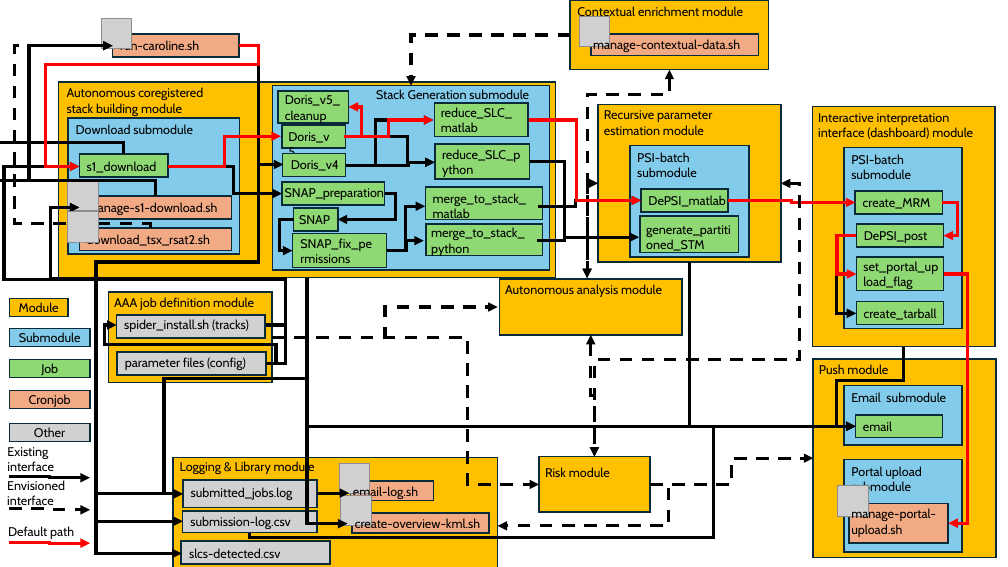
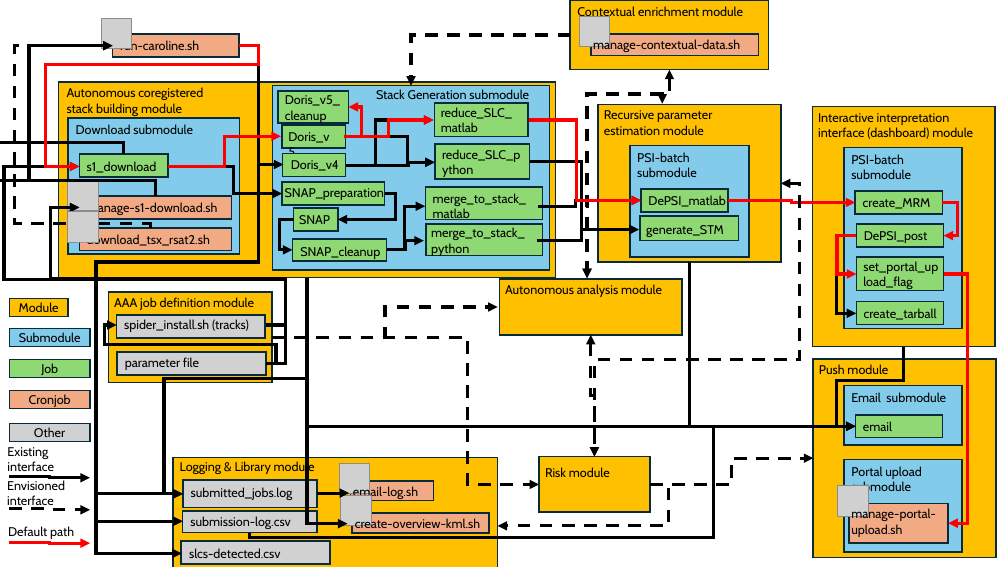
Before and after one commit to TUDelftGeodesy/caroline, a slide deck: slide 2 of docs/assets/Caroline_drawings.pptx. Drawn at 1008x567 pixels with LibreOffice and Linux fonts; fonts in the diff are those of the drawing; grey boxes stand for pictures. Boxes give left, top, right and bottom in pixels: in the first picture for what was removed or moved away, otherwise in the second. Text is boxed around its words. In the diff, an @@ line names an element or a change of style, - is before the commit and + after.

Commit message:
Update to v5.0.0, remove snap linking

```diff
--- a/docs/assets/Caroline_drawings.pptx
+++ b/docs/assets/Caroline_drawings.pptx
@@ elbow double arrow moved from (598, 184) - (588, 278) to (662, 104) - (588, 278) @@
@@ elbow arrow moved from (530, 162) - (639, 237) to (530, 162) - (639, 230) @@
@@ elbow arrow (386, 250) - (425, 206): route changed @@
@@ elbow arrow (293, 219) - (293, 250): route changed @@
@@ rectangle: place and size @@
-rectangle at [293, 234, 387, 268]
+rectangle at [293, 239, 387, 261]
@@ elbow arrow moved from (537, 240) - (639, 237) to (537, 240) - (639, 230) @@
@@ rectangle: place and size @@
-rectangle at [640, 216, 739, 253]
+rectangle at [640, 216, 739, 241]
@@ text at [646, 225, 724, 237]: text changed @@
-generate_partitioned_STM
+generate_STM
@@ text at [300, 246, 380, 259]: text changed @@
-SNAP_fix_permissions
+SNAP_cleanup
@@ text at [125, 357, 199, 370]: text changed @@
-parameter files (config)
+parameter file
```
Also in this commit, not shown: 5 other files.
